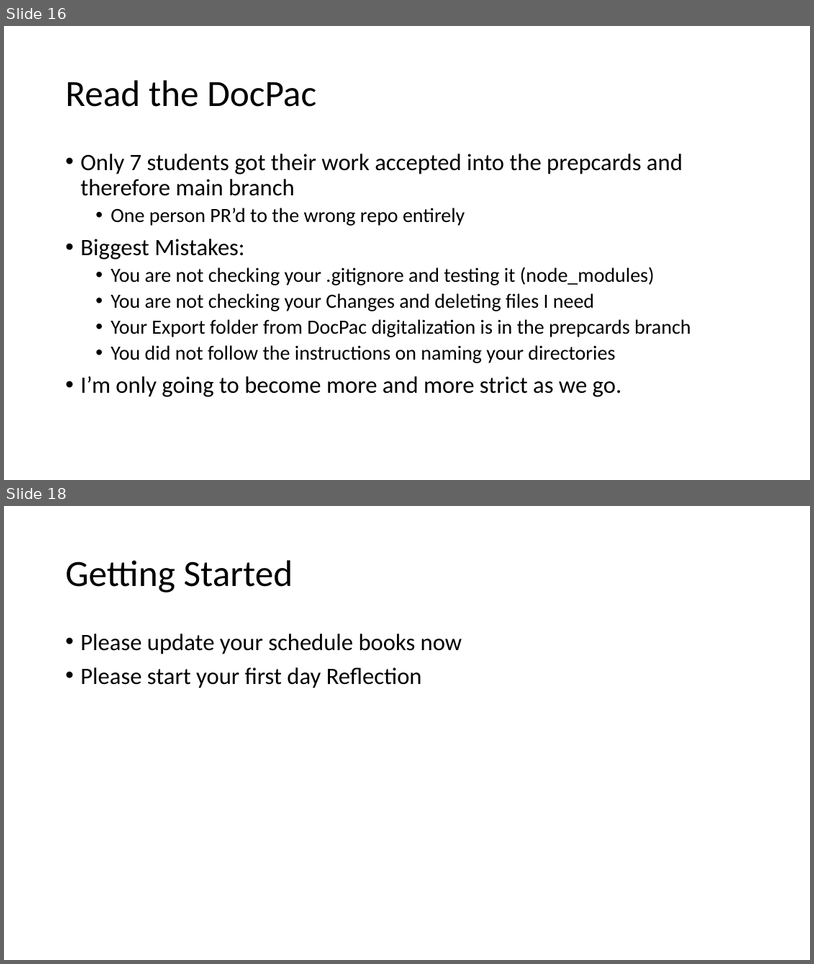
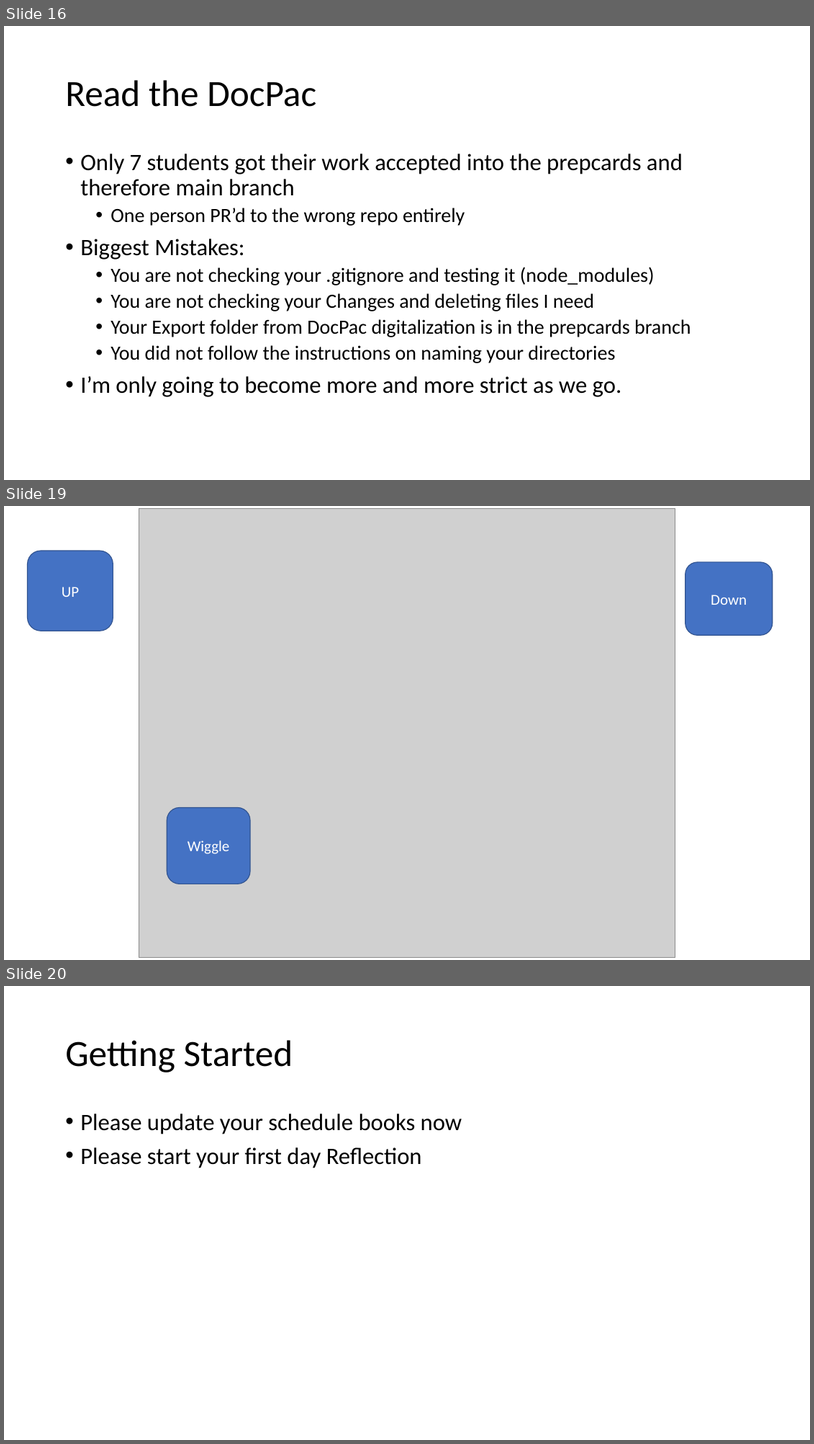
Before and after one commit to tyler2022177/docpacs2122, a slide deck: docpac_mar10/WeeklyReview.pptx. Shown one above the other, each under a label of ours: slides 16 and 18 before the commit, slides 16, 19 and 20 after it; the slides between them are not shown. The pictures are 814x964 and 814x1444 pixels, drawn with LibreOffice and Linux fonts; fonts in the diff are those of the drawing; grey boxes stand for pictures. Boxes give left, top, right and bottom in pixels: in the first picture for what was removed or moved away, otherwise in the second. Text is boxed around its words. In the diff, an @@ line names an element or a change of style, - is before the commit and + after.

```diff
--- a/docpac_mar10/WeeklyReview.pptx
+++ b/docpac_mar10/WeeklyReview.pptx
@@ slide 19 added at bbox=[4, 506, 810, 960], background #FFFFFF @@
@@ picture added at bbox=[139, 508, 676, 957] @@
@@ rounded rectangle added at bbox=[28, 551, 113, 631], fill #4472C4, outline #325491 1 pt, 18 pt, text #FFFFFF @@
+UP
@@ rounded rectangle added at bbox=[686, 562, 773, 636], fill #4472C4, outline #325491 1 pt, 18 pt, text #FFFFFF @@
+Down
@@ rounded rectangle added at bbox=[167, 807, 250, 883], fill #4472C4, outline #325491 1 pt, 18 pt, text #FFFFFF @@
+Wiggle
@@ what was slide 18 is now slide 20 @@
```
Also in this commit, not shown: 1 slide changed, 1 other slide added, 1 other file.
